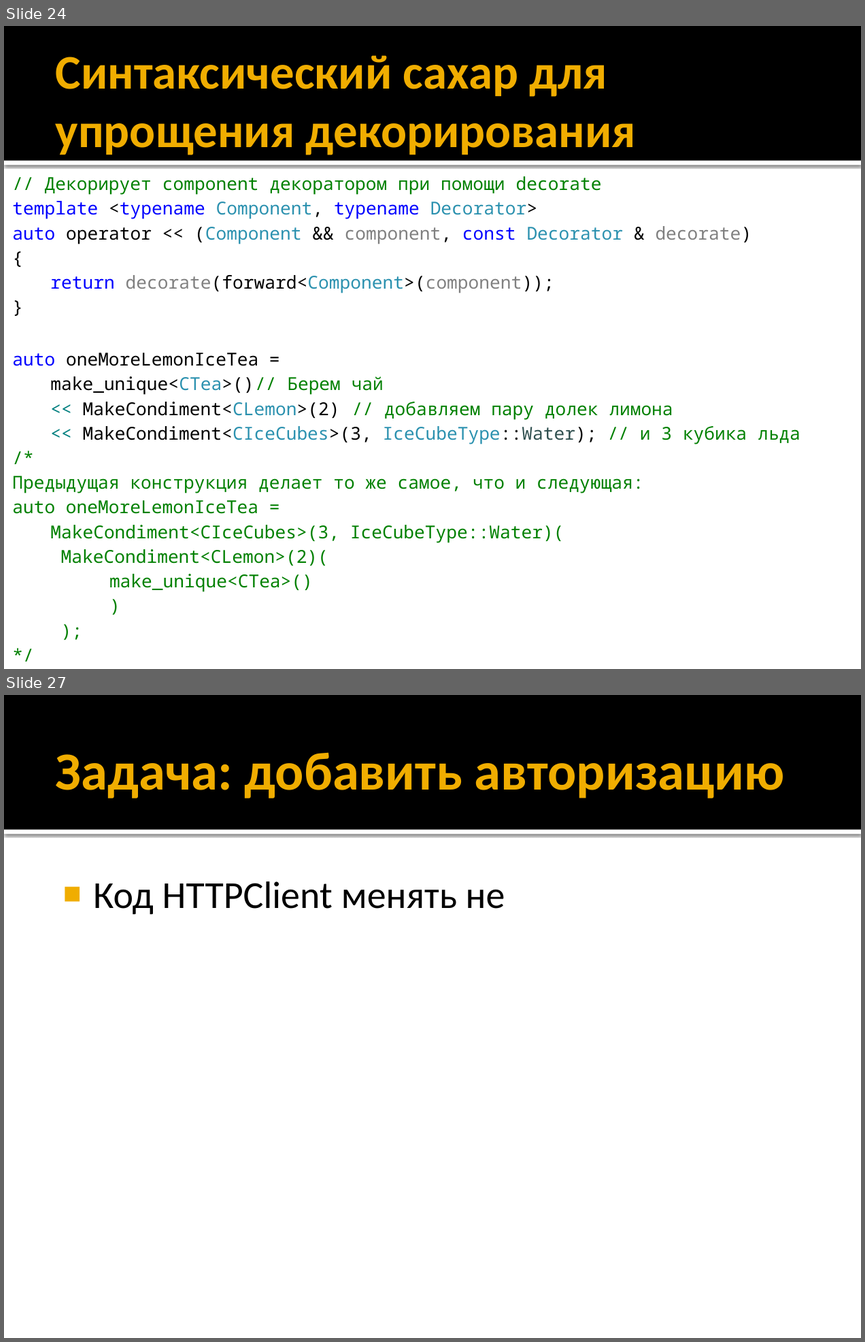
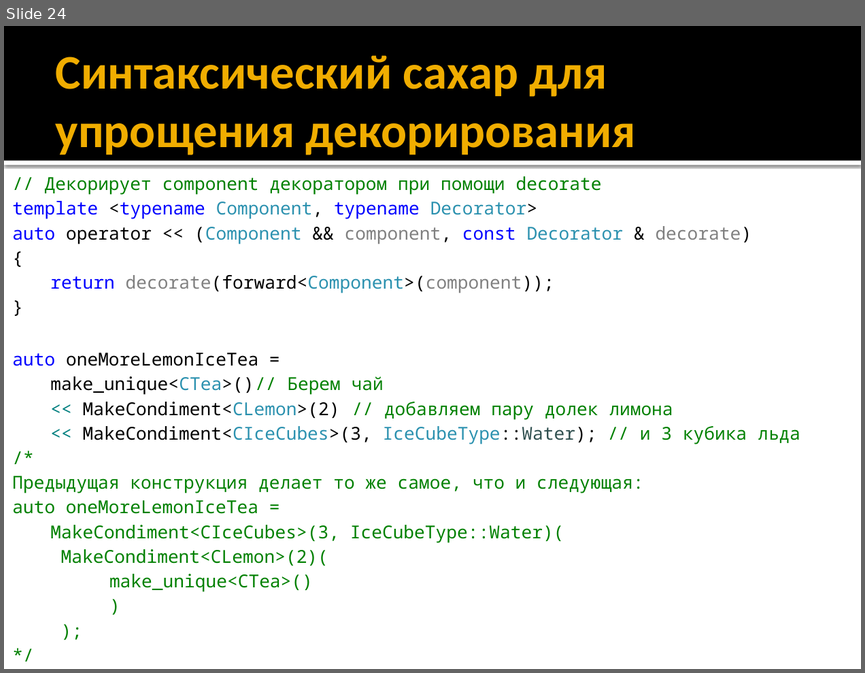
Before and after one commit to alexey-malov/ood, a slide deck: lectures/03.decorator/decorator.pptx. Shown one above the other, each under a label of ours: slides 24 and 27 before the commit, slide 24 after it; the slides between them are not shown. The pictures are 865x1342 and 865x673 pixels, drawn with LibreOffice and Linux fonts; fonts in the diff are those of the drawing. Boxes give left, top, right and bottom in pixels: in the first picture for what was removed or moved away, otherwise in the second. Text is boxed around its words. In the diff, an @@ line names an element or a change of style, - is before the commit and + after.

```diff
--- a/lectures/03.decorator/decorator.pptx
+++ b/lectures/03.decorator/decorator.pptx
@@ slide 27 removed at bbox=[4, 695, 861, 1338], background #FFFFFF; not listed: 2 template elements that a slide beside it also shows @@
@@ title removed at bbox=[56, 752, 785, 798] @@
-Задача: добавить авторизацию
@@ text removed at bbox=[93, 881, 505, 915] @@
-■ Код HTTPClient менять не
```
Also in this commit, not shown: 1 slide added, 4 other files.
